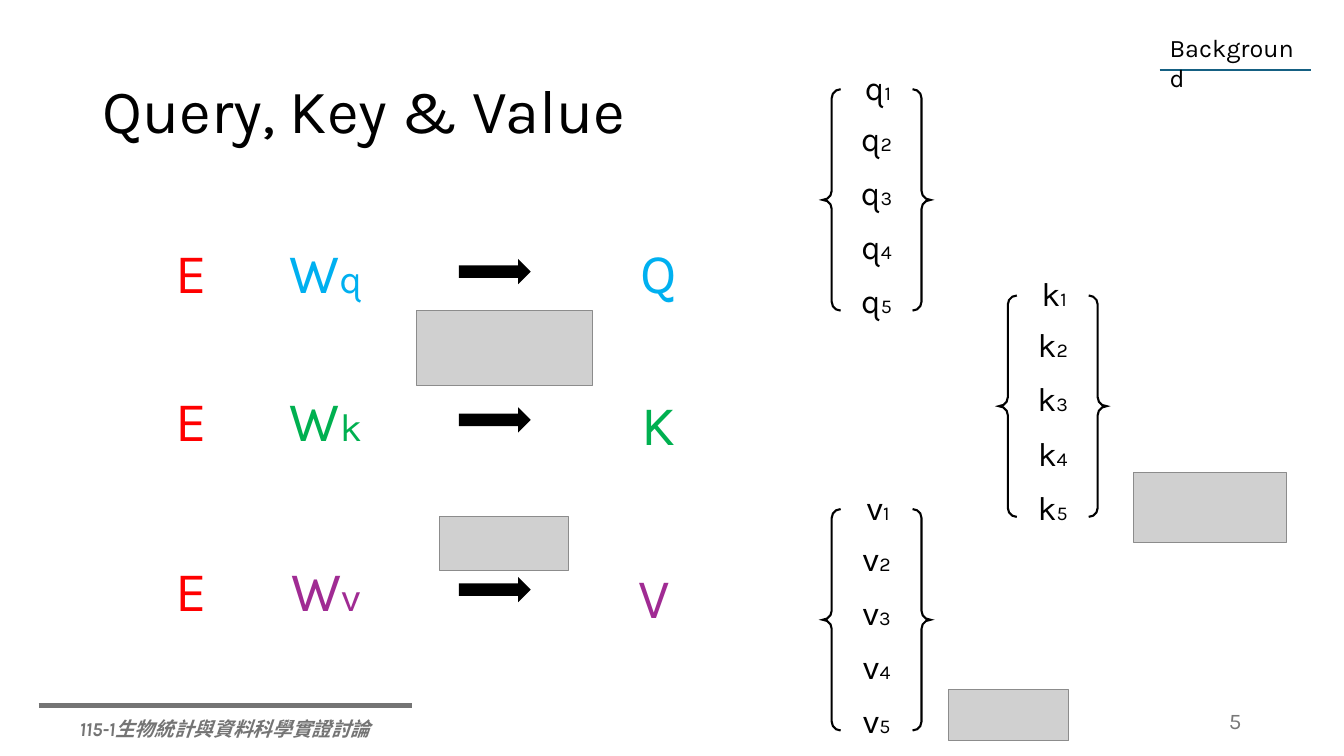
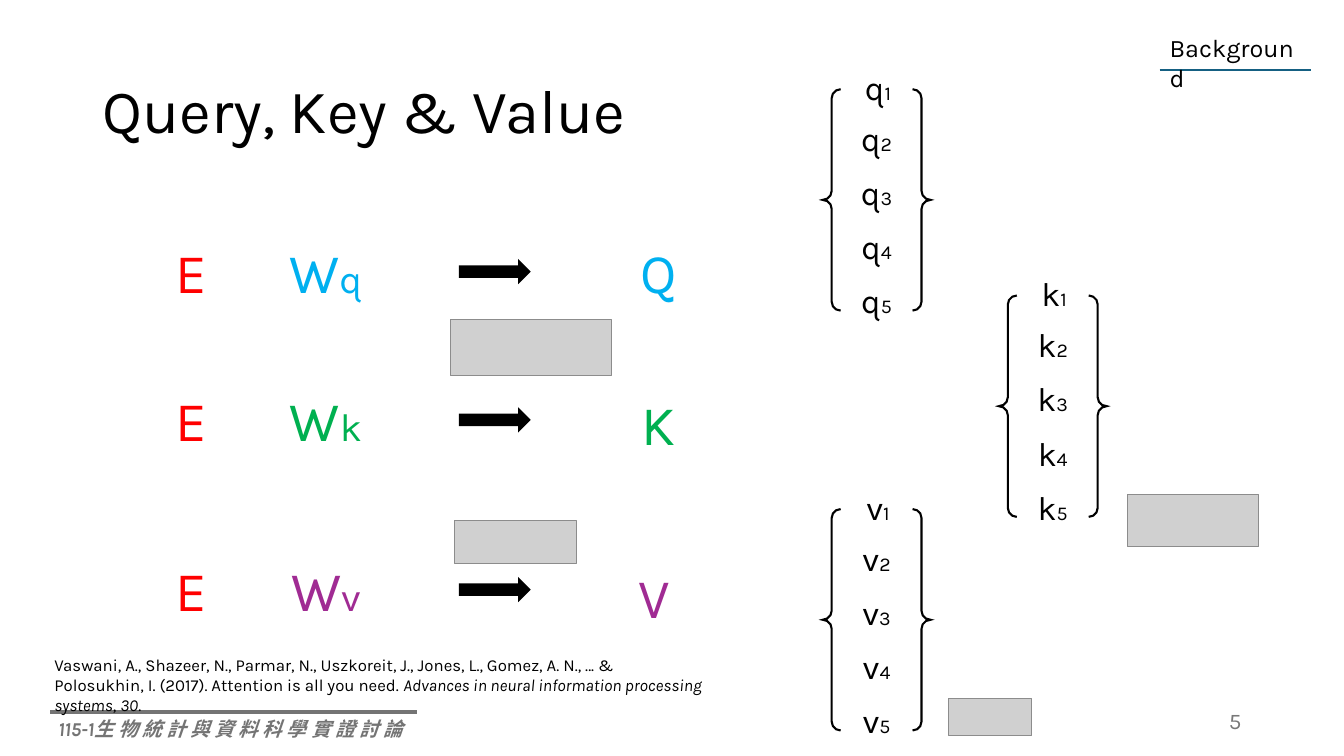
Before and after one commit to Lai-jun-yan/Deep_glm, a slide deck: slide 5 of seminar/Fusing global attention and self-attention for better performance and.pptx. Drawn at 1344x756 pixels with LibreOffice and Linux fonts; fonts in the diff are those of the drawing; grey boxes stand for pictures. Boxes give left, top, right and bottom in pixels: in the first picture for what was removed or moved away, otherwise in the second. Text is boxed around its words. In the diff, an @@ line names an element or a change of style, - is before the commit and + after.

Commit message:
做完Global attention layer的介紹

```diff
--- a/seminar/Fusing global attention and self-attention for better performance and.pptx
+++ b/seminar/Fusing global attention and self-attention for better performance and.pptx
@@ picture: place and size @@
-picture at (416,311,593,385)
+picture at (451,320,612,376)
@@ picture: place and size @@
-picture at (1133,472,1287,541)
+picture at (1127,494,1259,546)
@@ picture: place and size @@
-picture at (440,517,569,571)
+picture at (455,520,577,564)
@@ text added at (54,659,702,714), 12 pt, text #000000 @@
+Vaswani, A., Shazeer, N., Parmar, N., Uszkoreit, J., Jones, L., Gomez, A. N., ... & Polosukhin, I. (2017). Attention is all you need. Advances in neural information processing systems, 30.
@@ line moved from (38, 706) - (411, 706) to (50, 712) - (417, 712) @@
@@ text at (58,719,403,738): spaces changed @@
-115-1生物統計與資料科學實證討論
+115-1生 物 統 計 與 資 料 科 學 實 證 討 論
@@ picture: place and size @@
-picture at (949,690,1069,741)
+picture at (949,699,1032,736)
```
Also in this commit, not shown: 10 other slides changed, 8 slides added, 4 slides removed.
